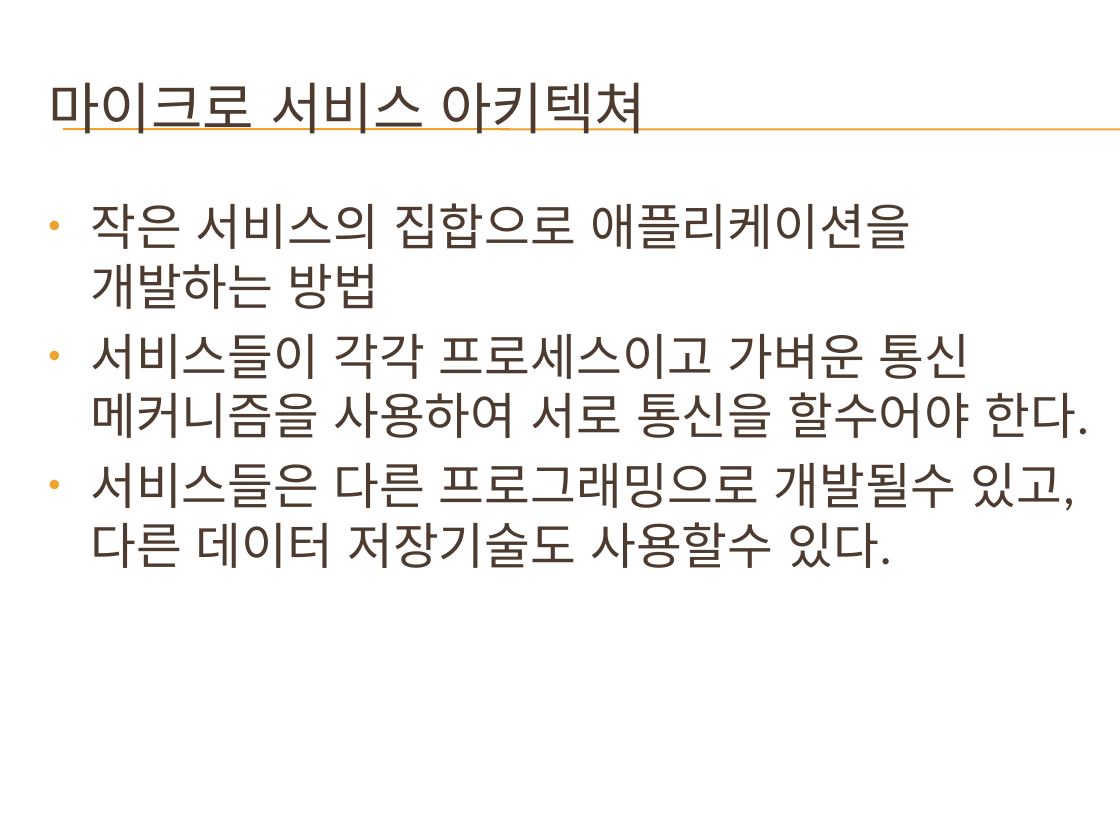
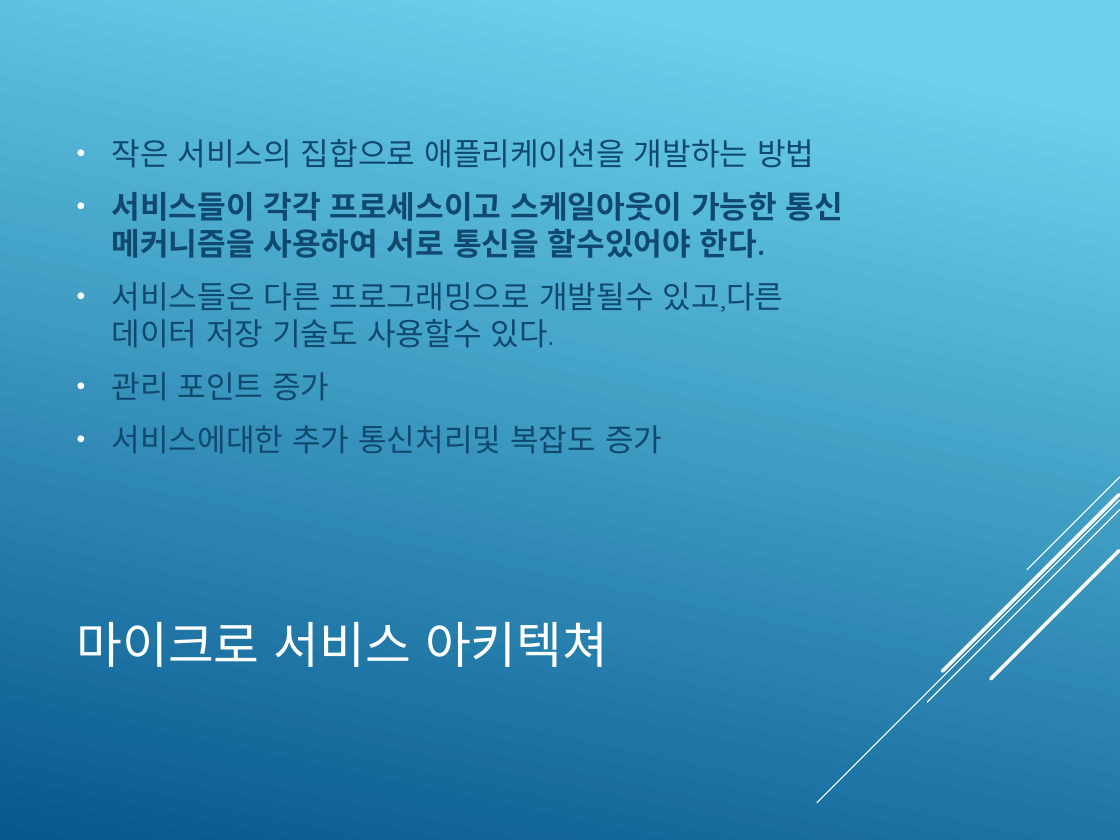
Before and after one commit to psmon/AkkaNetTest, a slide deck: slide 5 of AkkaForMicroService.pptx. Drawn at 1120x840 pixels with LibreOffice and Linux fonts; fonts in the diff are those of the drawing; background and template pictures are left out. Boxes give left, top, right and bottom in pixels: in the first picture for what was removed or moved away, otherwise in the second. Text is boxed around its words. In the diff, an @@ line names an element or a change of style, - is before the commit and + after.

```diff
--- a/AkkaForMicroService.pptx
+++ b/AkkaForMicroService.pptx
@@ background picture (left out) to gradient #6ED2EB to #06588E @@
@@ text "작은 서비스의 집합으로 애플리케이션을 개발하는 ...": place and size @@
-text "작은 서비스의 집합으로 애플리케이션을 개발하는 ..." at [90,203,1088,568]
+text "작은 서비스의 집합으로 애플리케이션을 개발하는 ..." at [112,139,843,453]
@@ text "작은 서비스의 집합으로 애플리케이션을 개발하는 ..." at [112,139,843,453]: vertical alignment top to middle @@
@@ line removed from (63, 129) to (1120, 129) @@
@@ line removed from (63, 130) to (1120, 130) @@
@@ text at [112,139,814,168]: size 32 to 20 pt, font Lato to Quicksand, text colour #4E3B30 to #0F496F in "작은 서비스의 집합으로 애플리케이션을 개발하는 방법"; indent changed; more space between paragraphs; bullet colour #F0A22E to #FFFFFF @@
@@ text at [112,192,843,453]: text changed; size 32 to 20 pt; font Lato to Quicksand; text colour #4E3B30 to #0F496F @@
-• 서비스들이 각각 프로세스이고 가벼운 통신 메커니즘을 사용하여 서로 통신을 할수어야 한다.
-• 서비스들은 다른 프로그래밍으로 개발될수 있고,다른 데이터 저장기술도 사용할수 있다.
+• 서비스들이 각각 프로세스이고 스케일아웃이 가능한 통신 메커니즘을 사용하여 서로 통신을 할수있어야 한다.
+• 서비스들은 다른 프로그래밍으로 개발될수 있고,다른 데이터 저장 기술도 사용할수 있다.
+• 관리 포인트 증가
+• 서비스에대한 추가 통신처리및 복잡도 증가
@@ title "마이크로 서비스 아키텍쳐": place and size @@
-title "마이크로 서비스 아키텍쳐" at [48,82,646,134]
+title "마이크로 서비스 아키텍쳐" at [77,622,608,667]
@@ title "마이크로 서비스 아키텍쳐" at [77,622,608,667]: size 36 to 32 pt, font Lato to Quicksand, text colour #4E3B30 to #FFFFFF @@
@@ group added at [818,477,1120,803]: 5 lines @@
```
Also in this commit, not shown: 9 other slides changed, 1 slide added, 1 slide removed, 5 other files.
